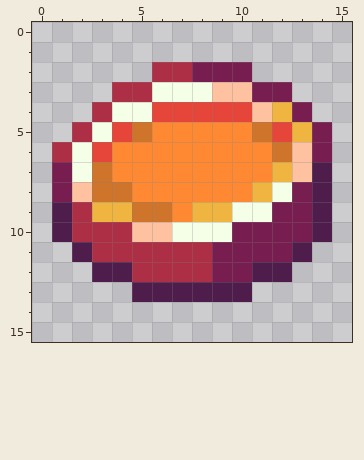
A pixel-art sprite gets an edit: public/assets/TradeIcons/Merchant/IconGold.png. Above, as it was before the edit.
The file is 32x32 pixels, drawn in blocks of 2x2; one block is one cell here.
Now the later version:
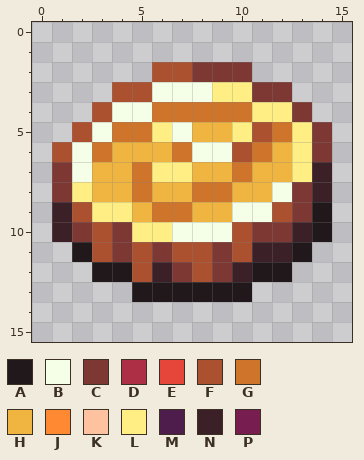
Palette (. is transparent): A #21181b  B #f5ffe8  C #7d3833  D #ad2f45  E #e64539  F #ab5130  G #cf752b  H #f0b541  J #ff8933  K #ffc2a1  L #ffee83  M #4f1d4c  N #3b2027  P #781d4f
Commit: Gold Image Change and token select update
Difference:
Changed rows in their new state; - is an unchanged pixel.
first column x 1:
 2 -----FFCCC----
 3 ---FF---LLCC--
 4 --F--GGGGGLLC-
 5 -F-G-LBHHLFGLC
 6 F-GHHHGBBFGHLC
 7 C-HHGLLHHGH-LN
 8 CLHHGHHGGH--CN
 9 NFLLH-G----FCA
10 NCFCLL---FCCNA
11 -AFCFCFFCFNNA-
12 --AAFNCFCNAA--
13 ----AAAAAA----
Boxes around the changes in both pictures, in picture pixels (x1, y1, x2, y2):
changed: (52, 62, 332, 302)
